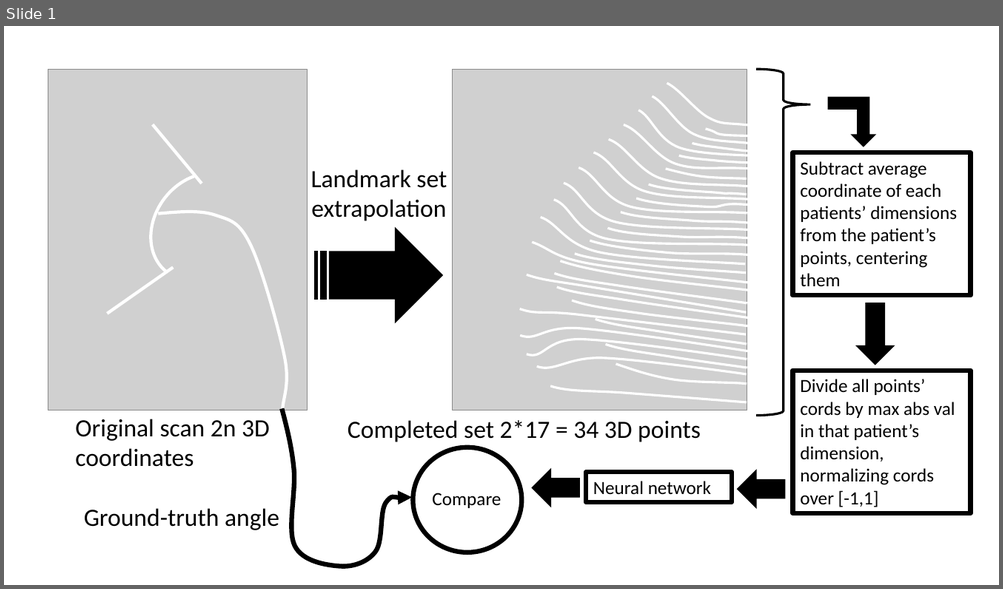
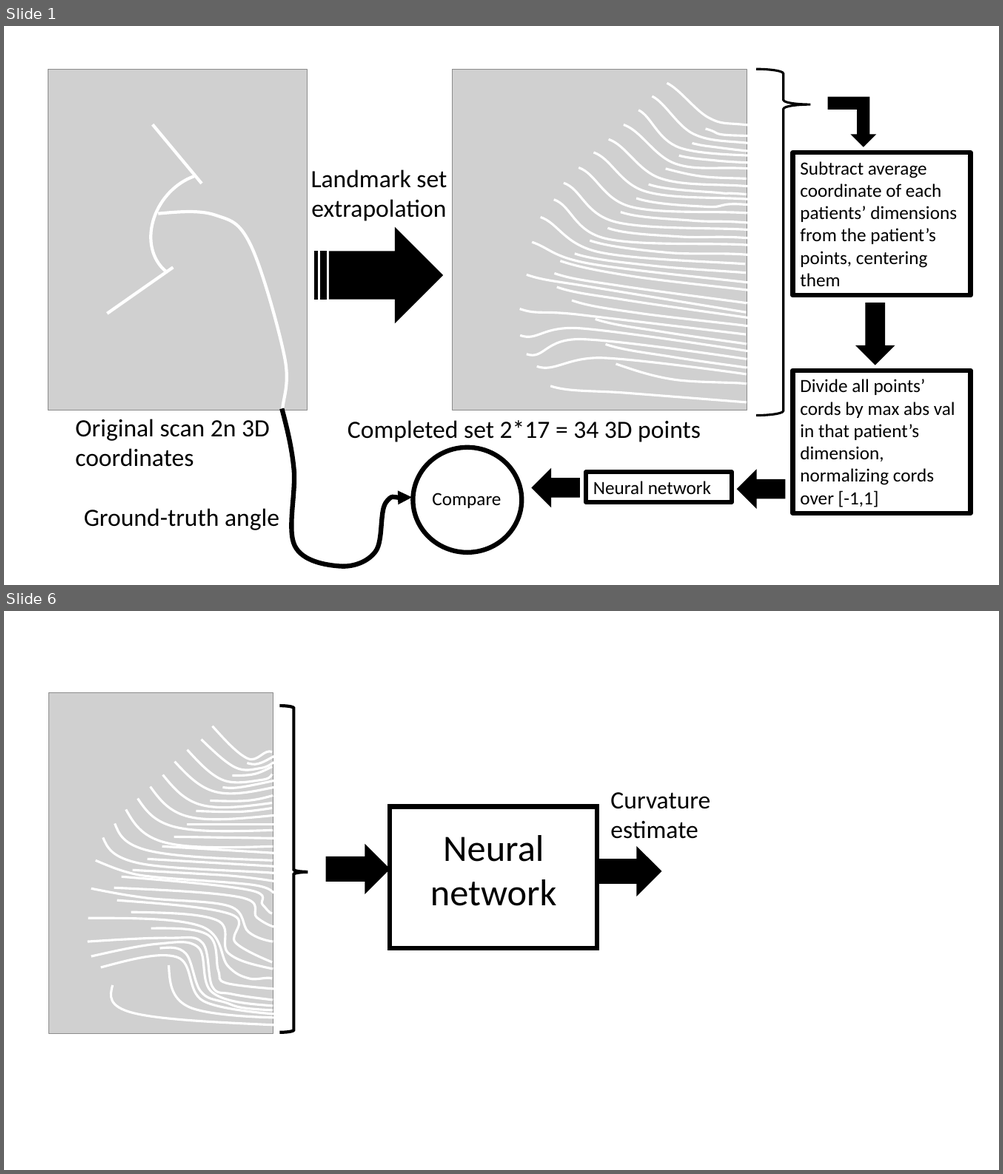
Before and after one commit to BenChurch/Fall2016, a slide deck: CISC874/Project/PartC/DataPipeline.pptx. Shown one above the other, each under a label of ours: slide 1 before the commit, slides 1 and 6 after it; the slides between them are not shown. The pictures are 1003x589 and 1003x1174 pixels, drawn with LibreOffice and Linux fonts; fonts in the diff are those of the drawing; grey boxes stand for pictures. Boxes give left, top, right and bottom in pixels: in the first picture for what was removed or moved away, otherwise in the second. Text is boxed around its words. In the diff, an @@ line names an element or a change of style, - is before the commit and + after.

```diff
--- a/CISC874/Project/PartC/DataPipeline.pptx
+++ b/CISC874/Project/PartC/DataPipeline.pptx
@@ slide 6 added at [4,611,999,1170], background #FFFFFF @@
@@ group added at [48,693,710,1034]: 34 freeform shapes, 2 texts, 2 right arrows, 1 rectangle, 1 picture, 1 right brace @@
+Neural network
+Curvature estimate
```
Also in this commit, not shown: 4 other slides added, 33 other files.
